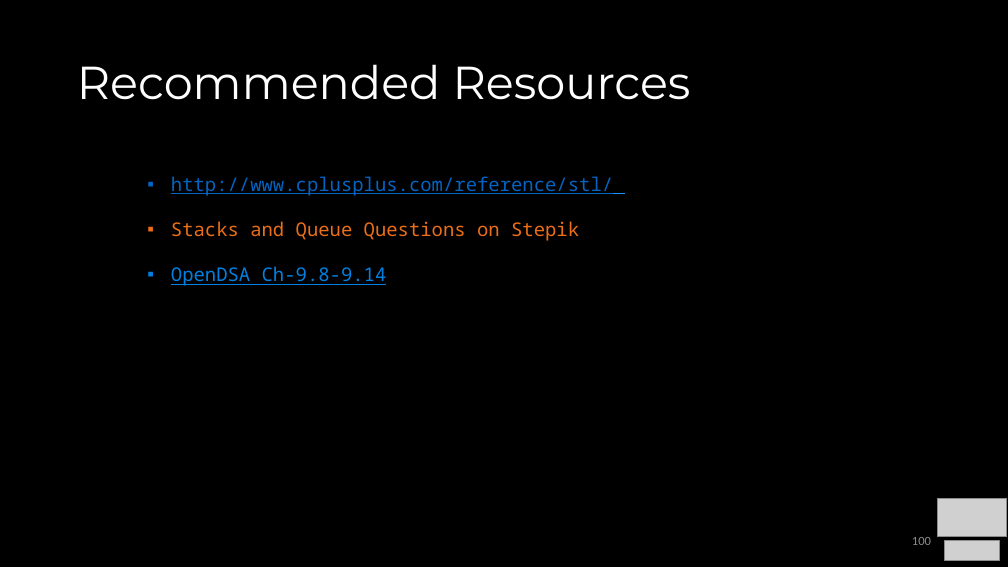
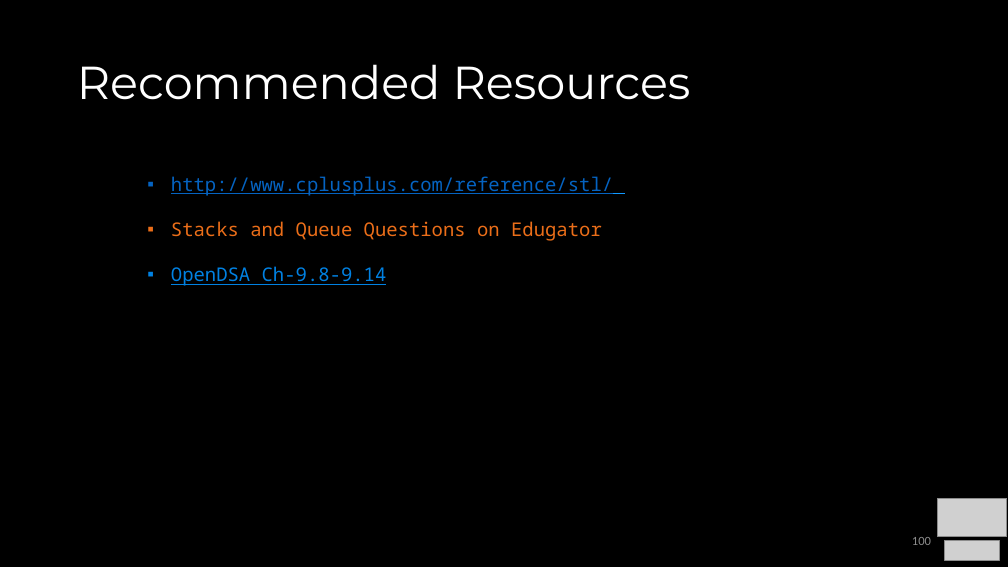
Before and after one commit to COP3530/Instructional-Content, a slide deck: slide 100 of Slides/Slides-PPT/2 - Lists, Stacks, Queues.pptx. Drawn at 1008x567 pixels with LibreOffice and Linux fonts; fonts in the diff are those of the drawing; grey boxes stand for pictures. Boxes give left, top, right and bottom in pixels: in the first picture for what was removed or moved away, otherwise in the second. Text is boxed around its words. In the diff, an @@ line names an element or a change of style, - is before the commit and + after.

Commit message:
updated stacks

```diff
--- a/Slides/Slides-PPT/2 - Lists, Stacks, Queues.pptx
+++ b/Slides/Slides-PPT/2 - Lists, Stacks, Queues.pptx
@@ text at [171,221,602,241]: text changed @@
-▪ Stacks and Queue Questions on Stepik
+▪ Stacks and Queue Questions on Edugator
```
Also in this commit, not shown: 5 other slides changed, 1 other file.
